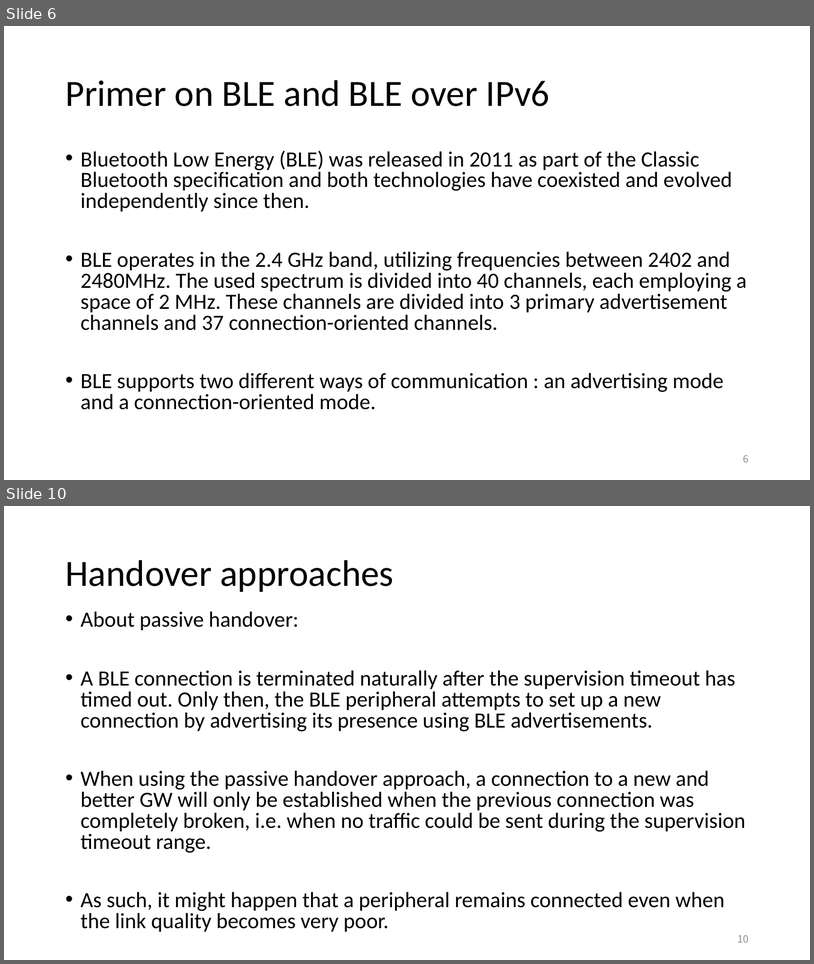
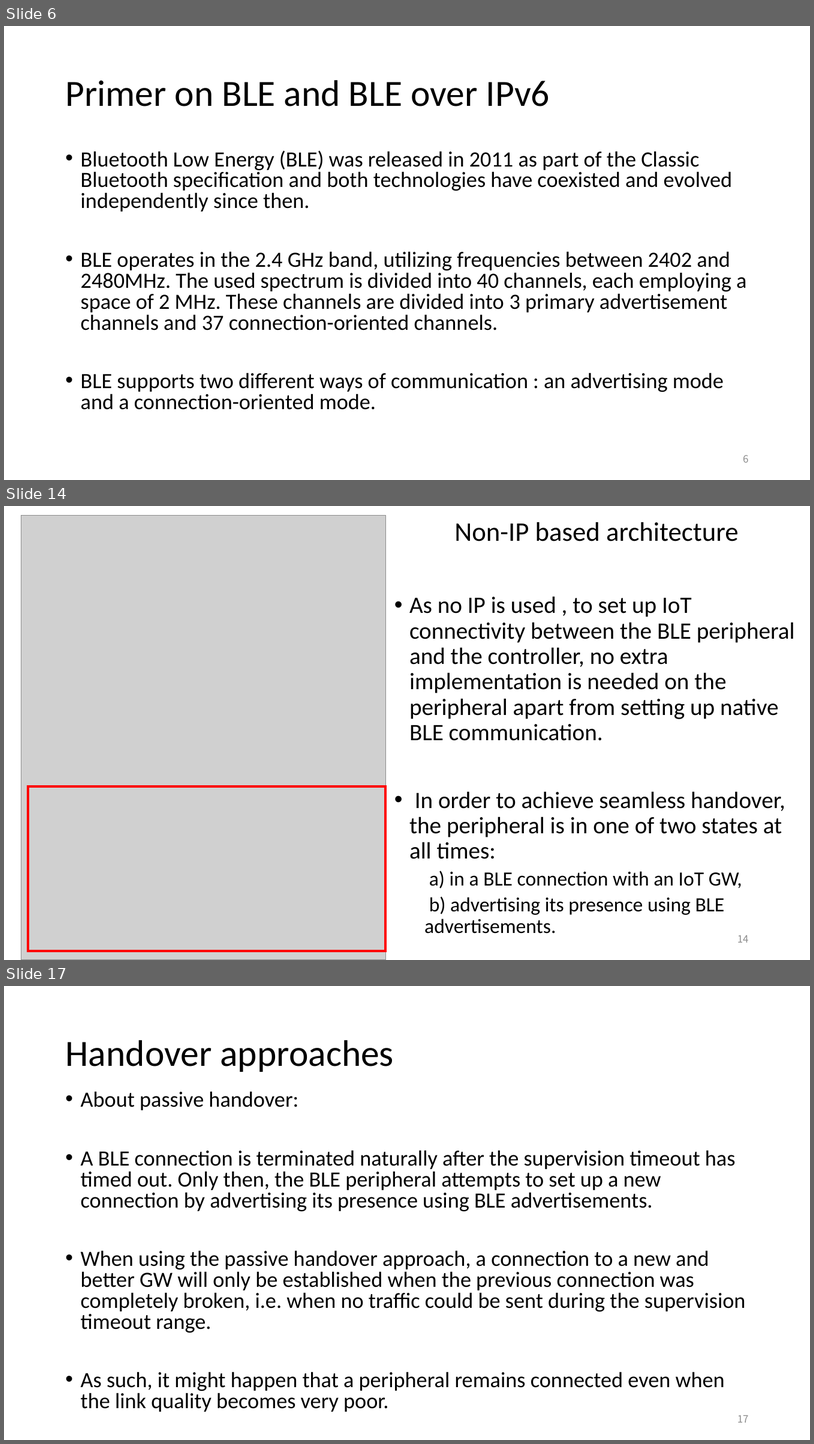
Before and after one commit to EKOISMYLOVE/NTUT_GM_PPT, a slide deck: A BLE-based multi-gateway network infrastructure with handover support for mobile BLE peripherals.pptx. Shown one above the other, each under a label of ours: slides 6 and 10 before the commit, slides 6, 14 and 17 after it; the slides between them are not shown. The pictures are 814x964 and 814x1444 pixels, drawn with LibreOffice and Linux fonts; fonts in the diff are those of the drawing; grey boxes stand for pictures. Boxes give left, top, right and bottom in pixels: in the first picture for what was removed or moved away, otherwise in the second. Text is boxed around its words. In the diff, an @@ line names an element or a change of style, - is before the commit and + after.

```diff
--- a/A BLE-based multi-gateway network infrastructure with handover support for mobile BLE peripherals.pptx
+++ b/A BLE-based multi-gateway network infrastructure with handover support for mobile BLE peripherals.pptx
@@ slide 14 added at [4, 506, 810, 960], background #FFFFFF @@
@@ picture added at [21, 515, 386, 960] @@
@@ text added at [410, 522, 795, 933], 28 pt, text #000000 @@
+Non-IP based architecture
+• As no IP is used , to set up IoT connectivity between the BLE peripheral and the controller, no extra implementation is needed on the peripheral apart from setting up native BLE communication.
+• In order to achieve seamless handover, the peripheral is in one of two states at all times:
+  a) in a BLE connection with an IoT GW,
+  b) advertising its presence using BLE advertisements.
@@ rectangle added at [28, 786, 386, 951], outline #FF0000 3 pt @@
@@ page number added at [738, 935, 749, 942], 12 pt, text #8C8C8C @@
+14
@@ what was slide 10 is now slide 17 @@
@@ page number at [738, 1415, 749, 1422]: text changed @@
-10
+17
```
Also in this commit, not shown: 3 slides changed, 6 other slides added.
